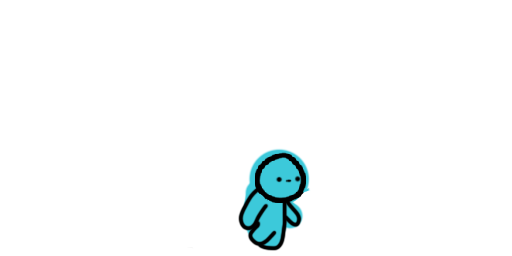
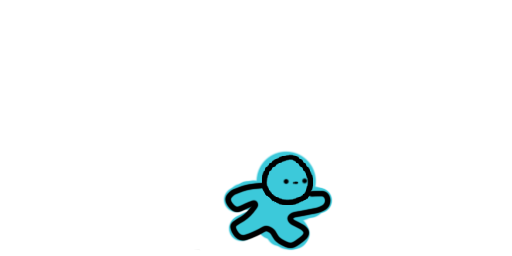
Comparing the layer stacks of the two w=512, h=256 images. Changes:
added group "DASH" with 8 layers above "WALK" over [195,148,333,251]
added group "toto_DASH" with 3 layers in group "DASH" over [195,150,333,251]
added layer "toto_dash_03" in group "toto_DASH" over [195,150,333,251]
hid group "WALK" (14 layers) over [188,148,319,251]
hid group "toto_WALK" (6 layers) over [188,148,311,251]
painted on "toto_walk_06" over [291,191,308,213]
